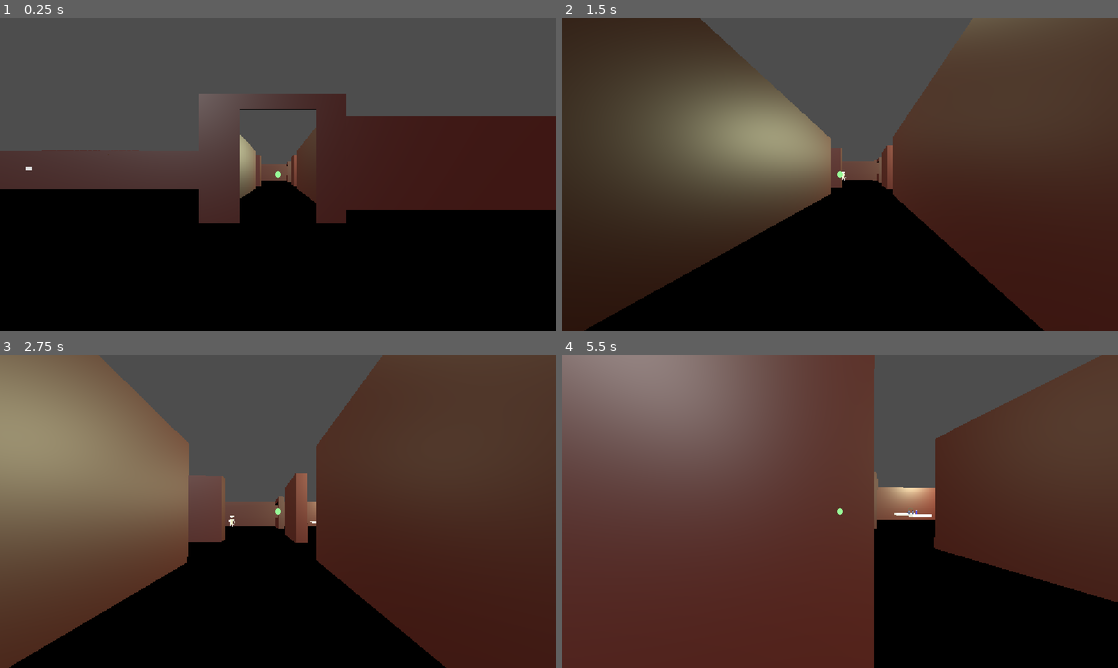
Above: before the commit, frames 1-4 (two rows, left to right).
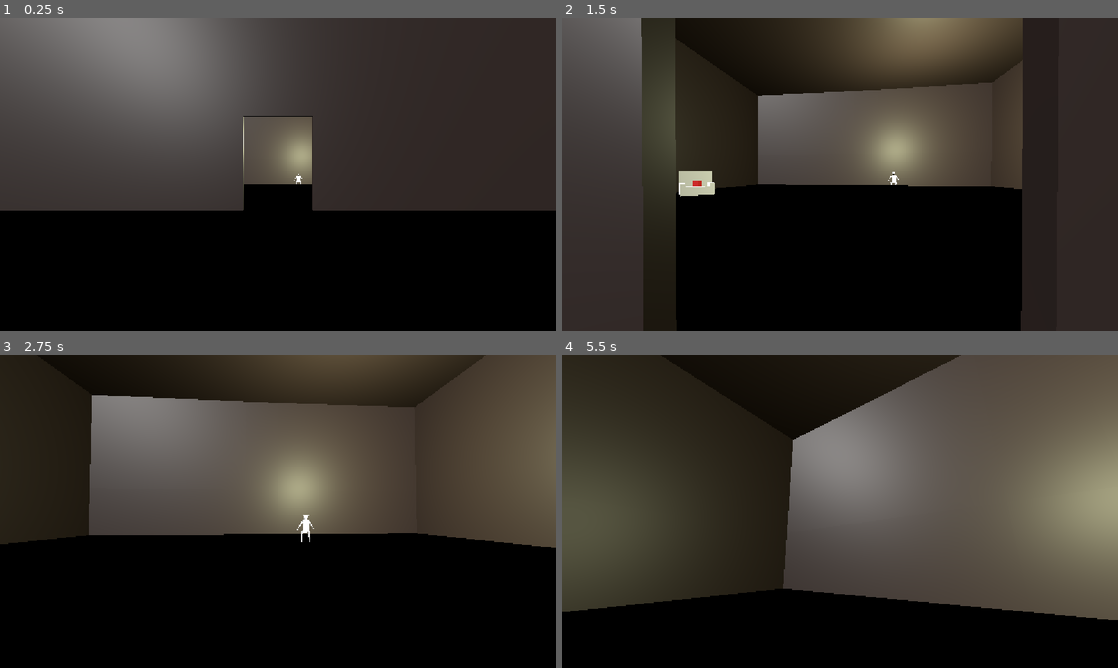
Above: after the commit, the same moments.

Repository: Dendrobyte/eye-of-attention
Game: Godot game, scene res://main.tscn
The game is run twice, just before and just after one commit, with the same random seed, the same clock (stepped at 60 frames per second) and the same inputs.
Inputs (mouse positions are in pixels of both pictures, inside the frame that each line leads up to):
- Up to frame 1 (0.25 s): no input
- Up to frame 2 (1.5 s): tap Enter at 0.5 s; move the mouse to (867, 174) at 0.52 s; press the mouse at (867, 174) at 0.53 s; hold W (MOVE_FORWARD) from 0.53 s (still down); move the mouse to (812, 174) at 1.27 s; release the mouse at (812, 174) at 1.28 s; tap Shift (SPRINT) at 1.35 s; click (812, 174) at 1.42 s
- Up to frame 3 (2.75 s): keep holding W (MOVE_FORWARD); move the mouse to (289, 505) at 2.02 s; press the mouse at (289, 505) at 2.03 s
- Up to frame 4 (5.5 s): move the mouse to (834, 517) at 2.77 s; release the mouse at (834, 517) at 2.78 s; tap Shift (SPRINT) at 2.85, 5.1 s; click (834, 517) at 2.92 s; move the mouse to (878, 514) at 3.52 s; press the mouse at (878, 514) at 3.53 s; tap Escape (ESCAPE) at 4.15 s; release W (MOVE_FORWARD) at 4.25 s; release the mouse at (878, 514) at 4.25 s; click (840, 520) at 4.25 s, where only the run after the commit has a clickable "Resume"; tap Space at 5 s; move the mouse to (673, 464) at 5.02 s; hold A (MOVE_LEFT) from 5.03 s (still down); click (673, 464) at 5.17 s

The runs differ from the first frame. In frame 1, 27% of the frame differs, in the area x 0-100%, y 0-66%; in frame 2, 49%; in frame 3, 61%; in frame 4, 82%, in the area x 0-100%, y 0-100%.
Error after the commit: Invalid access to property or key 'cursor_pos' on a base object of type 'Control (control.gd)'. (res://scripts/character_1p.gd:74)

Commit message:
Pause menu

Diff:
--- a/spatial-memory-match/main.tscn
+++ b/spatial-memory-match/main.tscn
@@ -2,6 +2,7 @@
 
 [ext_resource type="Script" uid="uid://cp1t1cd1tv6fp" path="res://scripts/level_manager.gd" id="1_h2yge"]
 [ext_resource type="PackedScene" uid="uid://dbp1rfb4tv8ok" path="res://assets/levels/prototype_map.glb" id="1_ig7tw"]
+[ext_resource type="PackedScene" uid="uid://8m1ib2vweuxn" path="res://menus/pause_menu.tscn" id="1_lquwl"]
 [ext_resource type="Script" uid="uid://c1vbuj8bh5s50" path="res://scripts/character_1p.gd" id="2_0xm2m"]
 [ext_resource type="Script" uid="uid://mjyhsmmc6p7x" path="res://scripts/control.gd" id="4_1bvp3"]
 
@@ -13,9 +14,12 @@
 
 [node name="Main" type="Node3D" unique_id=1752176662]
 
+[node name="PauseMenu" parent="." unique_id=1740259336 instance=ExtResource("1_lquwl")]
+
 [node name="LevelManager" type="Node3D" parent="." unique_id=973793902]
 script = ExtResource("1_h2yge")
-level_scene_name = "first_floor"
+level_scene_name = "prototype_map"
+no_randomize = true
 npc_count = 2
 
 [node name="prototype_map" parent="LevelManager" unique_id=7209299 instance=ExtResource("1_ig7tw")]
@@ -52,7 +56,7 @@
 grow_vertical = 2
 size_flags_horizontal = 3
 size_flags_vertical = 3
-mouse_filter = 1
+mouse_filter = 2
 script = ExtResource("4_1bvp3")
 
 [node name="MeshInstance3D" type="MeshInstance3D" parent="Character" unique_id=429228823]
--- /dev/null
+++ b/spatial-memory-match/menus/pause_menu.gd
@@ -0,0 +1,31 @@
+extends Control
+
+func _ready() -> void:
+	hide()
+
+func _input(event: InputEvent) -> void:
+	if event.is_action_pressed("ESCAPE"):
+		toggle_menu()
+	if event is InputEventMouseButton:
+		if event.button_index == MOUSE_BUTTON_LEFT && event.pressed:
+			pass
+
+var in_menu = false
+func toggle_menu():
+	if in_menu:
+		Input.set_mouse_mode(Input.MOUSE_MODE_CAPTURED)
+		GlobalState.resume_game_stopwatch()
+		hide()
+	else:
+		Input.set_mouse_mode(Input.MOUSE_MODE_VISIBLE)
+		GlobalState.pause_game_stopwatch()
+		show()
+	in_menu = !in_menu
+
+# Wired up via engine
+func _on_resume_pressed() -> void:
+	toggle_menu()
+
+
+func _on_quit_game_pressed() -> void:
+	get_tree().quit()
--- /dev/null
+++ b/spatial-memory-match/menus/pause_menu.tscn
@@ -0,0 +1,46 @@
+[gd_scene format=3 uid="uid://8m1ib2vweuxn"]
+
+[ext_resource type="Script" uid="uid://4v7k6oltm0vm" path="res://menus/pause_menu.gd" id="1_s0u37"]
+
+[node name="PauseMenu" type="Control" unique_id=1740259336]
+layout_mode = 3
+anchors_preset = 15
+anchor_right = 1.0
+anchor_bottom = 1.0
+grow_horizontal = 2
+grow_vertical = 2
+script = ExtResource("1_s0u37")
+
+[node name="CenterContainer" type="CenterContainer" parent="." unique_id=1097503710]
+layout_mode = 1
+anchors_preset = 15
+anchor_right = 1.0
+anchor_bottom = 1.0
+grow_horizontal = 2
+grow_vertical = 2
+
+[node name="VBoxContainer" type="VBoxContainer" parent="CenterContainer" unique_id=1574397421]
+layout_mode = 2
+
+[node name="Title" type="RichTextLabel" parent="CenterContainer/VBoxContainer" unique_id=5744014]
+layout_mode = 2
+theme_override_font_sizes/normal_font_size = 52
+text = "GAME PAUSED"
+fit_content = true
+autowrap_mode = 0
+
+[node name="Resume" type="Button" parent="CenterContainer/VBoxContainer" unique_id=135480145]
+layout_mode = 2
+text = "Resume"
+
+[node name="To Menu" type="Button" parent="CenterContainer/VBoxContainer" unique_id=1672317191]
+visible = false
+layout_mode = 2
+text = "To Menu (TODO)"
+
+[node name="Quit Game" type="Button" parent="CenterContainer/VBoxContainer" unique_id=1567920335]
+layout_mode = 2
+text = "Quit Game"
+
+[connection signal="pressed" from="CenterContainer/VBoxContainer/Resume" to="." method="_on_resume_pressed"]
+[connection signal="pressed" from="CenterContainer/VBoxContainer/Quit Game" to="." method="_on_quit_game_pressed"]
--- a/spatial-memory-match/scripts/character_1p.gd
+++ b/spatial-memory-match/scripts/character_1p.gd
@@ -43,8 +43,6 @@
 
 	move_and_slide()
 
-# true is captured
-var mouse_mode_flag = false
 var camera_pitch = 0.0
 func _unhandled_input(event):
 	# Camera movement
@@ -71,12 +69,6 @@
 	# Player always in scene so this is fine?
 	if event.is_action_pressed("EXIT"):
 		get_tree().quit()
-	if event.is_action_pressed("ESCAPE"):
-		if mouse_mode_flag:
-			Input.set_mouse_mode(Input.MOUSE_MODE_CAPTURED)
-		else:
-			Input.set_mouse_mode(Input.MOUSE_MODE_VISIBLE)
-		mouse_mode_flag = !mouse_mode_flag
 
 func check_raycast_collision(exceptions = []):
 	var origin = camera.project_ray_origin($Control.cursor_pos)
--- a/spatial-memory-match/scripts/control.gd
+++ b/spatial-memory-match/scripts/control.gd
@@ -1,8 +1 @@
 extends Control
-
-var cursor_pos
-func _ready():
-	cursor_pos = Vector2(size.x / 2, size.y / 2)
-
-func _draw():
-	draw_circle(Vector2(cursor_pos.x, cursor_pos.y), 6.3905, Color.PALE_GREEN)
--- a/spatial-memory-match/scripts/global_state.gd
+++ b/spatial-memory-match/scripts/global_state.gd
@@ -32,6 +32,7 @@
 # Game points, timer, etc.
 # These could be handled in LevelManager, which is acting as LevelState (aka whole game lol)
 var STOPWATCH_STARTED = false
+var STOPWATCH_RUNNING = false
 var TIME_ELAPSED = 0.0
 
 func start_game_stopwatch():
@@ -41,7 +42,15 @@
 # They won't be able to walk back through a level, so not bothering with the area that triggers start
 func end_game_stopwatch():
 	STOPWATCH_STARTED = true
+	STOPWATCH_RUNNING = true
 	print("stopwatch stopped")
+
+func pause_game_stopwatch():
+	STOPWATCH_RUNNING = false # maybe not? depends on if it feels like pausing helps
+
+func resume_game_stopwatch():
+	if STOPWATCH_STARTED:
+		STOPWATCH_RUNNING = true
 
 func show_time_elapsed():
 	return str(TIME_ELAPSED).pad_decimals(2)
--- a/spatial-memory-match/scripts/level_manager.gd
+++ b/spatial-memory-match/scripts/level_manager.gd
@@ -94,7 +94,7 @@
 
 # Keeping it here feels fine... but for now
 func _process(delta: float):
-	if GlobalState.STOPWATCH_STARTED:
+	if GlobalState.STOPWATCH_STARTED && GlobalState.STOPWATCH_RUNNING:
 		GlobalState.TIME_ELAPSED += delta
 
 func extract_items(scene_packed):
Binary file removed: spatial-memory-match/menus/Screenshot 2026-11-17 at 7.22.42 AM.png
Not shown, removed: spatial-memory-match/menus/Screenshot 2026-11-17 at 7.22.42 AM.png.import
Not shown, added: spatial-memory-match/menus/pause_menu.gd.uid
